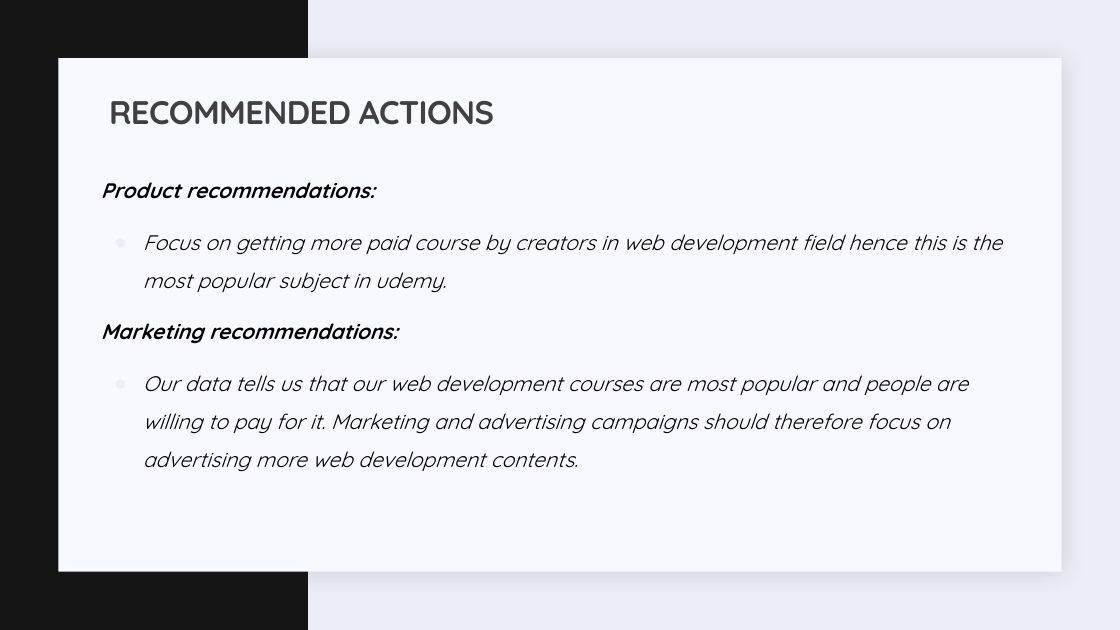
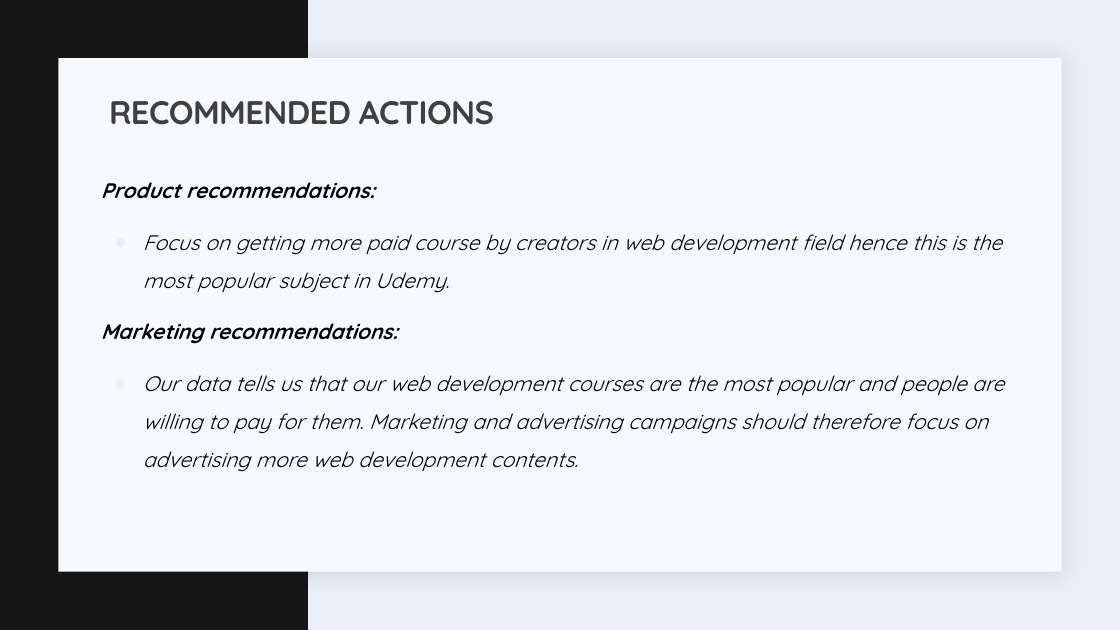
Before and after one commit to JEDDTT/Software-Projects, a slide deck: slide 26 of Data Analysis/DATA SCIENTIST SALARY.pptx (slide 24 before the commit). Drawn at 1120x630 pixels with LibreOffice and Linux fonts; fonts in the diff are those of the drawing. Boxes give left, top, right and bottom in pixels: in the first picture for what was removed or moved away, otherwise in the second. Text is boxed around its words. In the diff, an @@ line names an element or a change of style, - is before the commit and + after.

```diff
--- a/Data Analysis/DATA SCIENTIST SALARY.pptx
+++ b/Data Analysis/DATA SCIENTIST SALARY.pptx
@@ text at (x1=143, y1=234, x2=1002, y2=293): text changed @@
-● Focus on getting more paid course by creators in web development field hence this is the most popular subject in udemy.
+● Focus on getting more paid course by creators in web development field hence this is the most popular subject in Udemy.
@@ text at (x1=143, y1=375, x2=1004, y2=472): text changed @@
-● Our data tells us that our web development courses are most popular and people are willing to pay for it. Marketing and advertising campaigns should therefore focus on advertising more web development contents.
+● Our data tells us that our web development courses are the most popular and people are willing to pay for them. Marketing and advertising campaigns should therefore focus on advertising more web development contents.
```
Also in this commit, not shown: 23 other slides changed, 5 slides added, 13 other files.
